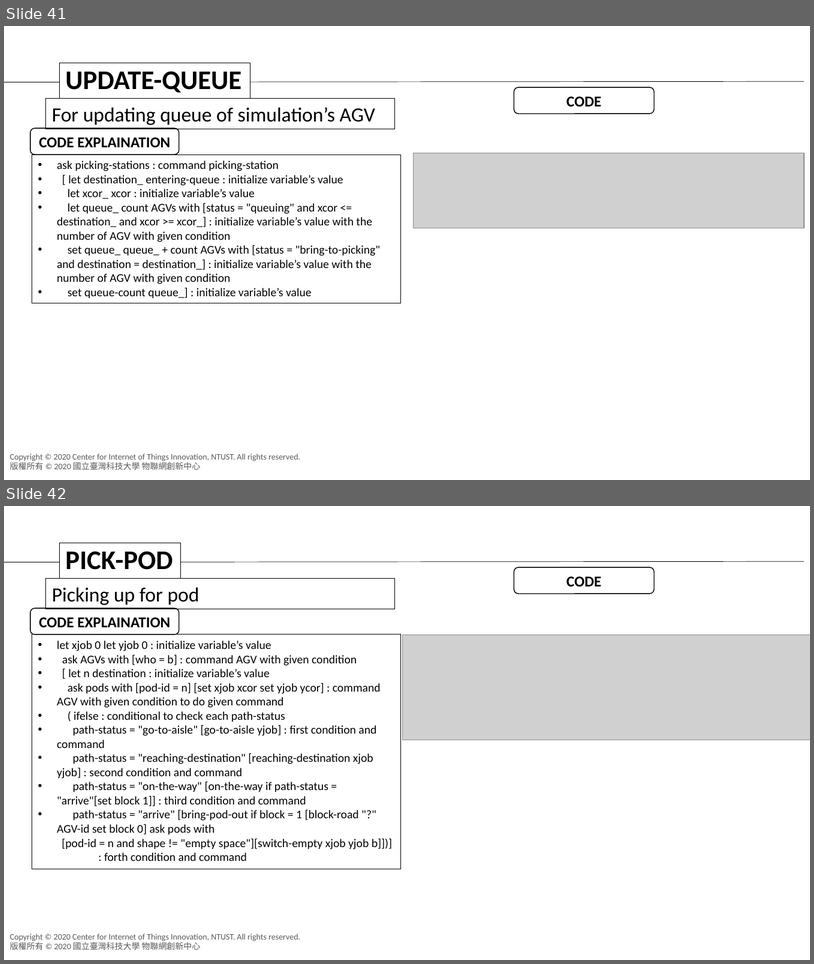
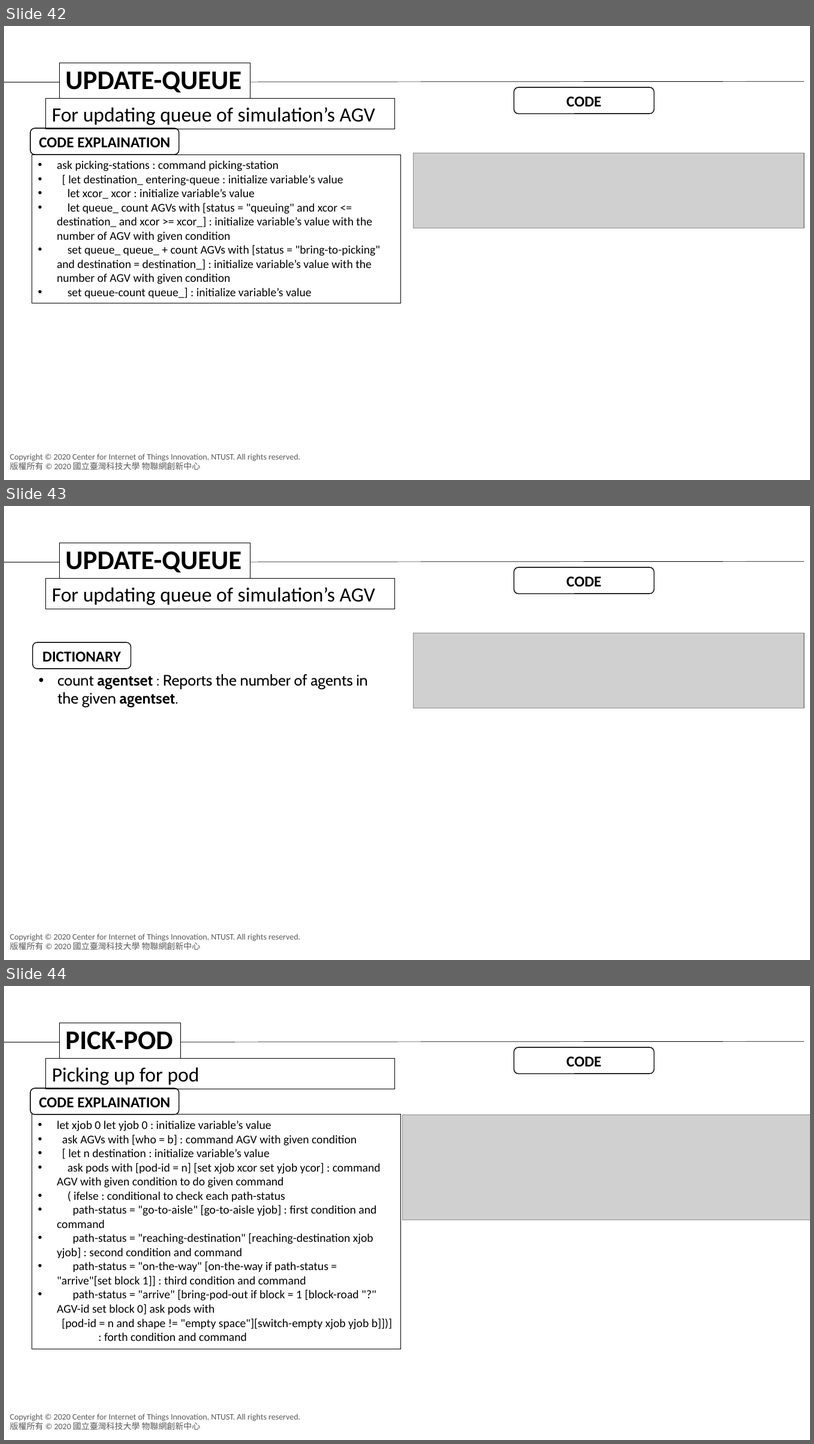
Before and after one commit to agnesyosephine/kiva, a slide deck: Tutorial/Code Learning-Ryanda.pptx. Shown one above the other, each under a label of ours: slides 41 and 42 before the commit, slides 42, 43 and 44 after it. The pictures are 814x964 and 814x1444 pixels, drawn with LibreOffice and Linux fonts; fonts in the diff are those of the drawing; grey boxes stand for pictures; background and template pictures are left out. Boxes give left, top, right and bottom in pixels: in the first picture for what was removed or moved away, otherwise in the second. Text is boxed around its words. In the diff, an @@ line names an element or a change of style, - is before the commit and + after.

```diff
--- a/Tutorial/Code Learning-Ryanda.pptx
+++ b/Tutorial/Code Learning-Ryanda.pptx
@@ slide 43 added at [4,506,810,960], background #FFFFFF; not listed: 2 template elements that a slide beside it also shows @@
@@ rectangle added at [60,543,250,579], fill #FFFFFF, outline #000000 0.75 pt, 32 pt, text #000000, bold @@
+UPDATE-QUEUE
@@ line added from (4, 562) to (804, 562), #000000 0.5 pt @@
@@ rounded rectangle added at [515,567,655,594], fill #FFFFFF, outline #000000 1 pt, 18 pt, text #000000, bold @@
+CODE
@@ rectangle added at [46,579,395,609], outline #000000 0.75 pt, 24 pt, text #000000 @@
+For updating queue of simulation’s AGV
@@ rounded rectangle added at [32,642,131,669], fill #FFFFFF, outline #000000 1 pt, 18 pt, text #000000, bold @@
+DICTIONARY
@@ picture added at [414,633,804,708] @@
@@ text added at [57,674,368,707], 18 pt, text #000000 @@
+• count agentset : Reports the number of agents in the given agentset.
@@ what was slide 41 is now slide 42 @@
@@ what was slide 42 is now slide 44 @@
```
Also in this commit, not shown: 1 slide changed, 3 other slides added.
